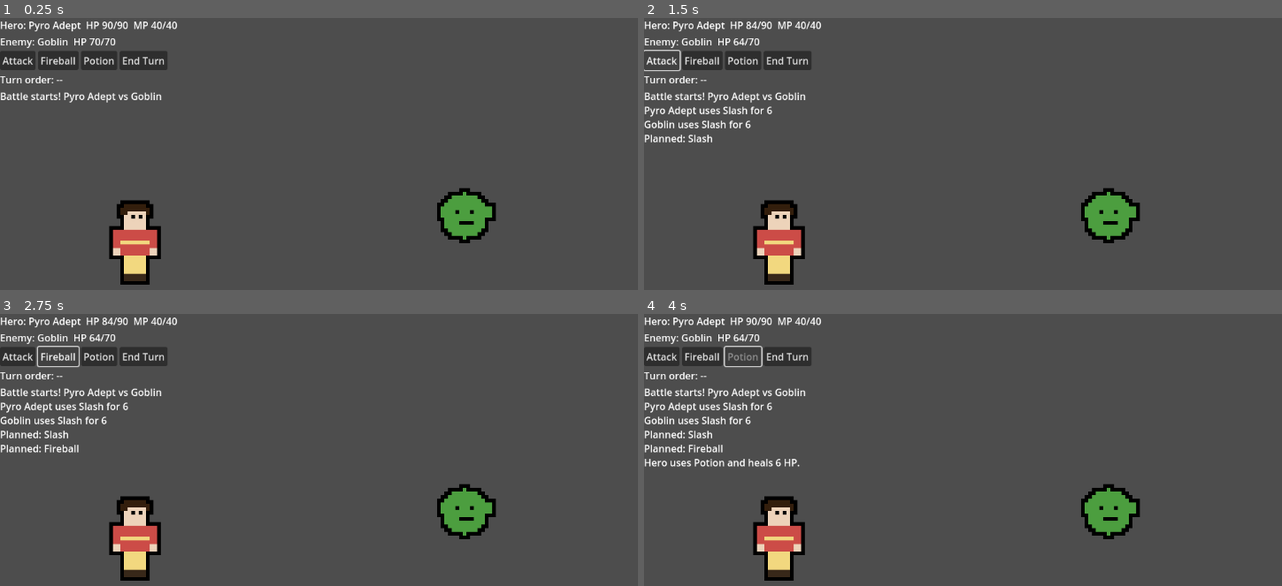
Above: before the commit, frames 1-4 (two rows, left to right).
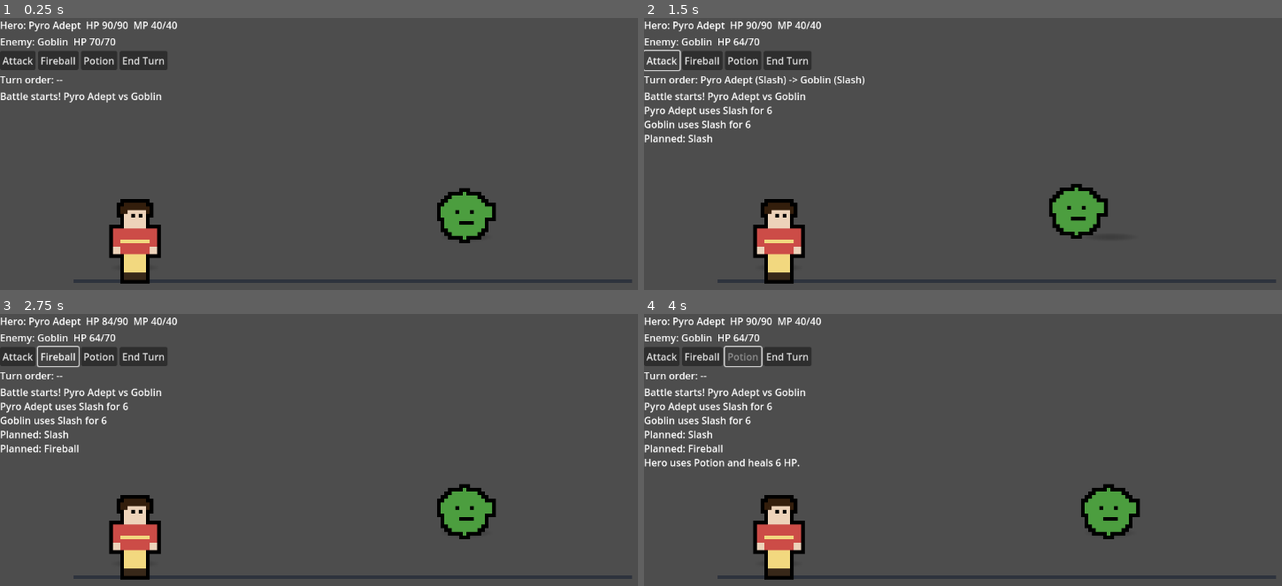
Above: after the commit, the same moments.

Repository: badnewsgoonies-dot/golden
Game: Godot game, scene res://scenes/Main.tscn
The game is run twice, just before and just after one commit, with the same random seed, the same clock (stepped at 60 frames per second) and the same inputs.
Inputs (mouse positions are in pixels of both pictures, inside the frame that each line leads up to):
- Up to frame 1 (0.25 s): no input
- Up to frame 2 (1.5 s): click "End Turn" at 0.5 s; click "Attack" at 1.25 s
- Up to frame 3 (2.75 s): click "Fireball" at 2 s
- Up to frame 4 (4 s): click "Potion" at 2.75 s; tap Enter at 3.5 s; move the mouse to (1154, 493) at 3.52 s; hold Up from 3.53 s (still down); tap 1 at 3.6 s; click (1154, 493) at 3.67 s

The runs differ from the first frame. In frame 1, 1.4% of the frame differs, in the area x 11-100%, y 66-99%; in frame 2, 3.9%, in the area x 8-100%, y 1-99%; in frame 3, 1.4%; in frame 4, 1.4%.

Commit message:
Add battler shadows and attack animations to BattleScene
Introduces soft oval shadows beneath hero and enemy sprites using a new SpriteFactory.make_shadow() method. Adds attack, shake, and flash animations for battler sprites, and updates BattleScene.tscn to include shadow nodes and a ground line for improved visual feedback during combat.

Diff:
--- a/art/SpriteFactory.gd
+++ b/art/SpriteFactory.gd
@@ -20,6 +20,26 @@
             return _build_bat(scale)
         _:
             return _build_slime(scale)
+
+# Soft oval shadow used beneath battler sprites.
+static func make_shadow(width: int = 48, height: int = 16, alpha: float = 0.45) -> Texture2D:
+    var w: int = max(4, width)
+    var h: int = max(4, height)
+    var img: Image = Image.create(w, h, false, Image.FORMAT_RGBA8)
+    img.fill(Color(0, 0, 0, 0))
+    var cx: float = float(w - 1) / 2.0
+    var cy: float = float(h - 1) / 2.0
+    var rx: float = max(1.0, cx)
+    var ry: float = max(1.0, cy)
+    for y in range(h):
+        for x in range(w):
+            var dx: float = (x - cx) / rx
+            var dy: float = (y - cy) / ry
+            var dist: float = dx * dx + dy * dy
+            if dist <= 1.0:
+                var falloff: float = clamp(1.0 - dist, 0.0, 1.0)
+                img.set_pixel(x, y, Color(0, 0, 0, alpha * falloff))
+    return ImageTexture.create_from_image(img)
 
 # Palettes
 static func _role_palette(role: String) -> Dictionary:
--- a/scenes/BattleScene.gd
+++ b/scenes/BattleScene.gd
@@ -16,6 +16,8 @@
 @onready var log_view: RichTextLabel = $UI/Root/VBox/Log
 @onready var hero_sprite: Sprite2D = $Stage/HeroSprite
 @onready var enemy_sprite: Sprite2D = $Stage/EnemySprite
+@onready var hero_shadow: Sprite2D = $Stage/HeroShadow
+@onready var enemy_shadow: Sprite2D = $Stage/EnemyShadow
 
 var hero: Unit
 var enemy: Unit
@@ -28,6 +30,11 @@
 
 const POTION_HEAL_PCT := 0.30
 
+var hero_origin: Vector2 = Vector2.ZERO
+var enemy_origin: Vector2 = Vector2.ZERO
+var hero_shadow_base: Vector2 = Vector2.ONE
+var enemy_shadow_base: Vector2 = Vector2.ONE
+
 func _ready() -> void:
 	print("BattleScene _ready()")
 	skill_slash = _fetch_skill("slash")
@@ -41,11 +48,26 @@
 
 	hero_sprite.texture = SpriteFactory.make_humanoid("adept", 6)
 	hero_sprite.centered = true
-	hero_sprite.position = Vector2(220, 370)
+	hero_sprite.z_index = 1
 	enemy_sprite.texture = SpriteFactory.make_monster("goblin", 6)
 	enemy_sprite.centered = true
-	enemy_sprite.position = Vector2(760, 320)
 	enemy_sprite.flip_h = true
+	enemy_sprite.z_index = 1
+
+	hero_shadow.texture = SpriteFactory.make_shadow(64, 18)
+	hero_shadow.centered = true
+	hero_shadow.z_index = 0
+	hero_shadow.scale = Vector2(1.25, 0.85)
+	enemy_shadow.texture = SpriteFactory.make_shadow(64, 18)
+	enemy_shadow.centered = true
+	enemy_shadow.z_index = 0
+	enemy_shadow.scale = Vector2(1.35, 0.9)
+
+	hero_origin = hero_sprite.position
+	enemy_origin = enemy_sprite.position
+	hero_shadow_base = hero_shadow.scale
+	enemy_shadow_base = enemy_shadow.scale
+
 	_update_sprites()
 
 	btn_attack.pressed.connect(_on_attack)
@@ -115,10 +137,13 @@
 		if result.get("hit", false):
 			var crit_text := " CRIT!" if result.get("crit", false) else ""
 			_log("%s uses %s for %d %s%s" % [a.actor.name, a.skill.get("name", "Skill"), result.get("damage", 0), tag, crit_text])
+		else:
+			_log("%s uses %s - Miss!" % [a.actor.name, a.skill.get("name", "Skill")])
+		await _play_attack_animation(a, result)
+		if result.get("hit", false):
 			for status_line in result.get("status_logs", []):
 				_log(status_line)
-		else:
-			_log("%s uses %s - Miss!" % [a.actor.name, a.skill.get("name", "Skill")])
+		_update_ui()
 
 	var tick_logs: Array[String] = turn_engine.end_of_round_tick([hero, enemy])
 	for line in tick_logs:
@@ -238,5 +263,101 @@
 	return unit
 
 func _update_sprites() -> void:
-	hero_sprite.modulate = Color.WHITE if hero.is_alive() else Color(0.5, 0.5, 0.5, 0.6)
-	enemy_sprite.modulate = Color.WHITE if enemy.is_alive() else Color(0.5, 0.5, 0.5, 0.6)
+	hero_sprite.modulate = _base_modulate_for(hero)
+	enemy_sprite.modulate = _base_modulate_for(enemy)
+	hero_shadow.modulate = _shadow_color_for(hero)
+	enemy_shadow.modulate = _shadow_color_for(enemy)
+	hero_shadow.scale = hero_shadow_base
+	enemy_shadow.scale = enemy_shadow_base
+	hero_sprite.position = hero_origin
+	enemy_sprite.position = enemy_origin
+
+func _sprite_for_unit(unit: Unit) -> Sprite2D:
+	if unit == hero:
+		return hero_sprite
+	if unit == enemy:
+		return enemy_sprite
+	return null
+
+func _shadow_for_unit(unit: Unit) -> Sprite2D:
+	if unit == hero:
+		return hero_shadow
+	if unit == enemy:
+		return enemy_shadow
+	return null
+
+func _origin_for_unit(unit: Unit) -> Vector2:
+	if unit == hero:
+		return hero_origin
+	if unit == enemy:
+		return enemy_origin
+	return Vector2.ZERO
+
+func _shadow_base_scale(unit: Unit) -> Vector2:
+	if unit == hero:
+		return hero_shadow_base
+	if unit == enemy:
+		return enemy_shadow_base
+	return Vector2.ONE
+
+func _attack_offset(unit: Unit) -> Vector2:
+	if unit == hero:
+		return Vector2(90, -18)
+	if unit == enemy:
+		return Vector2(-90, -12)
+	return Vector2.ZERO
+
+func _base_modulate_for(unit: Unit) -> Color:
+	if unit == null:
+		return Color.WHITE
+	return Color.WHITE if unit.is_alive() else Color(0.5, 0.5, 0.5, 0.6)
+
+func _shadow_color_for(unit: Unit) -> Color:
+	if unit == null:
+		return Color(0, 0, 0, 0.2)
+	return Color(0, 0, 0, 0.45) if unit.is_alive() else Color(0, 0, 0, 0.2)
+
+func _play_attack_animation(action: Action, result: Dictionary) -> void:
+	var actor_sprite := _sprite_for_unit(action.actor)
+	if actor_sprite == null:
+		return
+	var actor_shadow := _shadow_for_unit(action.actor)
+	var actor_origin := _origin_for_unit(action.actor)
+	var shadow_base := _shadow_base_scale(action.actor)
+	var dash_target := actor_origin + _attack_offset(action.actor)
+	var tween := create_tween()
+	tween.tween_property(actor_sprite, "position", dash_target, 0.12).set_trans(Tween.TRANS_SINE).set_ease(Tween.EASE_OUT)
+	if actor_shadow != null:
+		tween.parallel().tween_property(actor_shadow, "scale", shadow_base * Vector2(1.2, 0.75), 0.12)
+	tween.tween_property(actor_sprite, "position", actor_origin, 0.16).set_trans(Tween.TRANS_SINE).set_ease(Tween.EASE_IN)
+	if actor_shadow != null:
+		tween.parallel().tween_property(actor_shadow, "scale", shadow_base, 0.16)
+	await tween.finished
+	if result.get("hit", false) and result.get("damage", 0) > 0:
+		await _shake_sprite(action.target)
+	if result.get("hit", false):
+		await _flash_sprite(action.target)
+
+func _flash_sprite(unit: Unit) -> void:
+	var sprite := _sprite_for_unit(unit)
+	if sprite == null:
+		return
+	var base := _base_modulate_for(unit)
+	var tween := create_tween()
+	tween.tween_property(sprite, "modulate", Color(1.0, 0.6, 0.6, 1.0), 0.08)
+	tween.tween_property(sprite, "modulate", base, 0.12)
+	await tween.finished
+
+func _shake_sprite(unit: Unit) -> void:
+	var sprite := _sprite_for_unit(unit)
+	if sprite == null:
+		return
+	var origin := _origin_for_unit(unit)
+	var offset := Vector2(12, 0)
+	if unit == enemy:
+		offset.x = -offset.x
+	var tween := create_tween()
+	tween.tween_property(sprite, "position", origin + offset, 0.05)
+	tween.tween_property(sprite, "position", origin - offset * 0.6, 0.07)
+	tween.tween_property(sprite, "position", origin, 0.08)
+	await tween.finished
--- a/scenes/BattleScene.tscn
+++ b/scenes/BattleScene.tscn
@@ -5,10 +5,32 @@
 [node name="BattleScene" type="Node2D"]
 script = ExtResource(1)
 
+[node name="Backdrop" type="ColorRect" parent="."]
+anchor_right = 1.0
+anchor_bottom = 1.0
+color = Color(0.09, 0.10, 0.14, 1.0)
+mouse_filter = 2
+z_index = -10
+
 [node name="Stage" type="Node2D" parent="."]
 
+[node name="Ground" type="Line2D" parent="Stage"]
+points = PackedVector2Array(120, 430, 1030, 430)
+width = 6.0
+default_color = Color(0.18, 0.20, 0.24, 1.0)
+antialiased = true
+
+[node name="HeroShadow" type="Sprite2D" parent="Stage"]
+position = Vector2(220, 408)
+
+[node name="EnemyShadow" type="Sprite2D" parent="Stage"]
+position = Vector2(760, 358)
+
 [node name="HeroSprite" type="Sprite2D" parent="Stage"]
-position = Vector2(220, 370)
+position = Vector2(220, 368)
+
+[node name="EnemySprite" type="Sprite2D" parent="Stage"]
+position = Vector2(760, 320)
 
 [node name="EnemySprite" type="Sprite2D" parent="Stage"]
 position = Vector2(760, 320)
